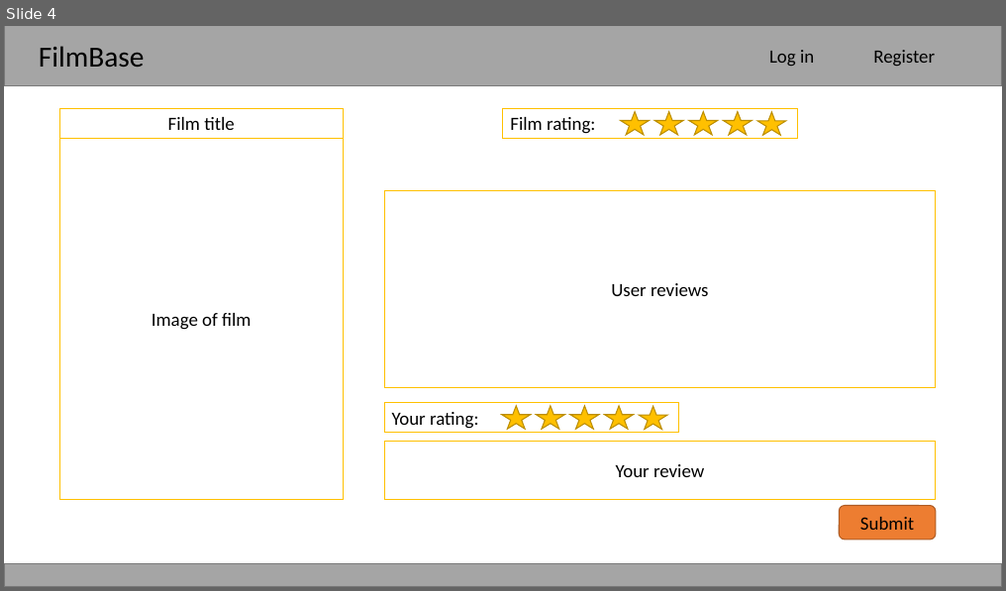
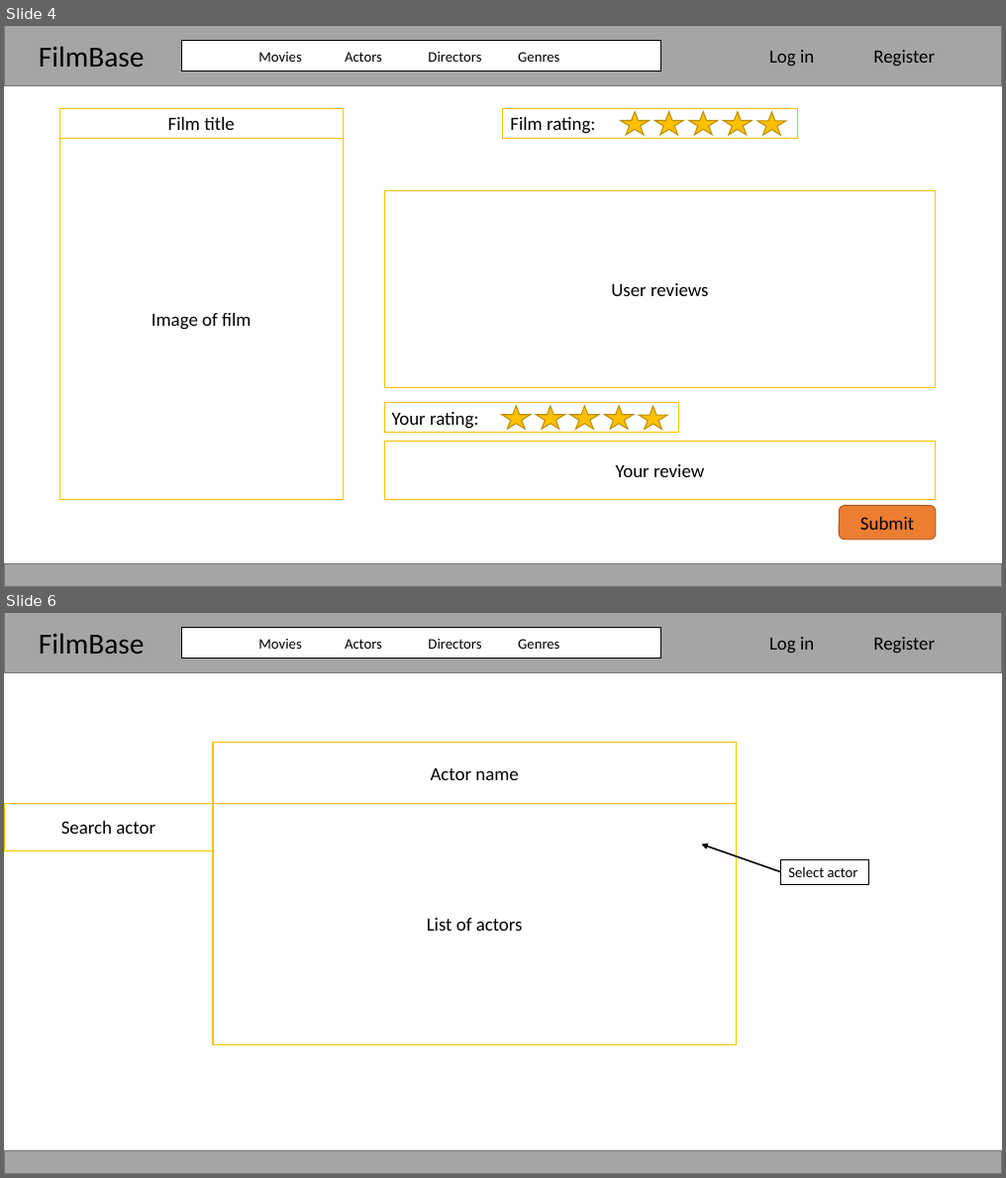
Before and after one commit to DMU-CTEC2902/AP-Repo, a slide deck: MovieReviewWebsite/MovieReviewWebsite/Documentation/Sketches/ScreenDesigns.pptx. Shown one above the other, each under a label of ours: slide 4 before the commit, slides 4 and 6 after it; the slides between them are not shown. The pictures are 1006x591 and 1006x1178 pixels, drawn with LibreOffice and Linux fonts; fonts in the diff are those of the drawing. Boxes give left, top, right and bottom in pixels: in the first picture for what was removed or moved away, otherwise in the second. Text is boxed around its words. In the diff, an @@ line names an element or a change of style, - is before the commit and + after.

```diff
--- a/MovieReviewWebsite/MovieReviewWebsite/Documentation/Sketches/ScreenDesigns.pptx
+++ b/MovieReviewWebsite/MovieReviewWebsite/Documentation/Sketches/ScreenDesigns.pptx
@@ slide 6 added at box(4, 613, 1002, 1174), background #FFFFFF @@
@@ rectangle added at box(4, 613, 1002, 672), fill #A5A5A5, outline #7A7A7A 1 pt @@
@@ text added at box(39, 633, 145, 654), 28 pt, text #000000 @@
+FilmBase
@@ rectangle added at box(182, 628, 661, 658), fill #FFFFFF, outline #000000 1 pt, 14 pt, text #000000 @@
+Movies Actors Directors Genres
@@ text added at box(769, 637, 814, 653), 18 pt, text #000000 @@
+Log in
@@ text added at box(873, 637, 935, 653), 18 pt, text #000000 @@
+Register
@@ rectangle added at box(213, 743, 737, 803), fill #FFFFFF, outline #FFC000 1 pt, 18 pt, text #000000 @@
+Actor name
@@ rectangle added at box(4, 803, 213, 851), fill #FFFFFF, outline #FFC000 1 pt, 18 pt, text #000000 @@
+Search actor
@@ rectangle added at box(213, 803, 737, 1046), fill #FFFFFF, outline #FFC000 1 pt, 18 pt, text #000000 @@
+List of actors
@@ arrow added from (781, 872) to (702, 845), #000000 1.5 pt @@
@@ rectangle added at box(781, 861, 868, 885), fill #FFFFFF, outline #000000 1 pt, 14 pt, text #000000 @@
+Select actor
@@ rectangle added at box(4, 1152, 1002, 1174), fill #A5A5A5, outline #7A7A7A 1 pt @@
@@ slide 4 changed as well @@
@@ rectangle added at box(182, 41, 661, 71), fill #FFFFFF, outline #000000 1 pt, 14 pt, text #000000 @@
+Movies Actors Directors Genres
```
Also in this commit, not shown: 5 other slides changed, 2 other slides added.
